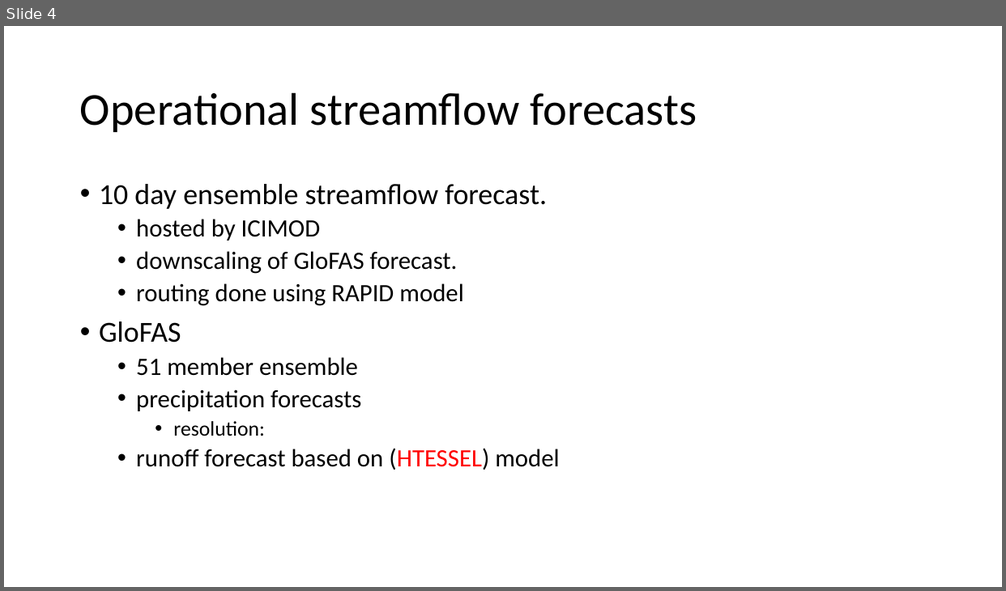
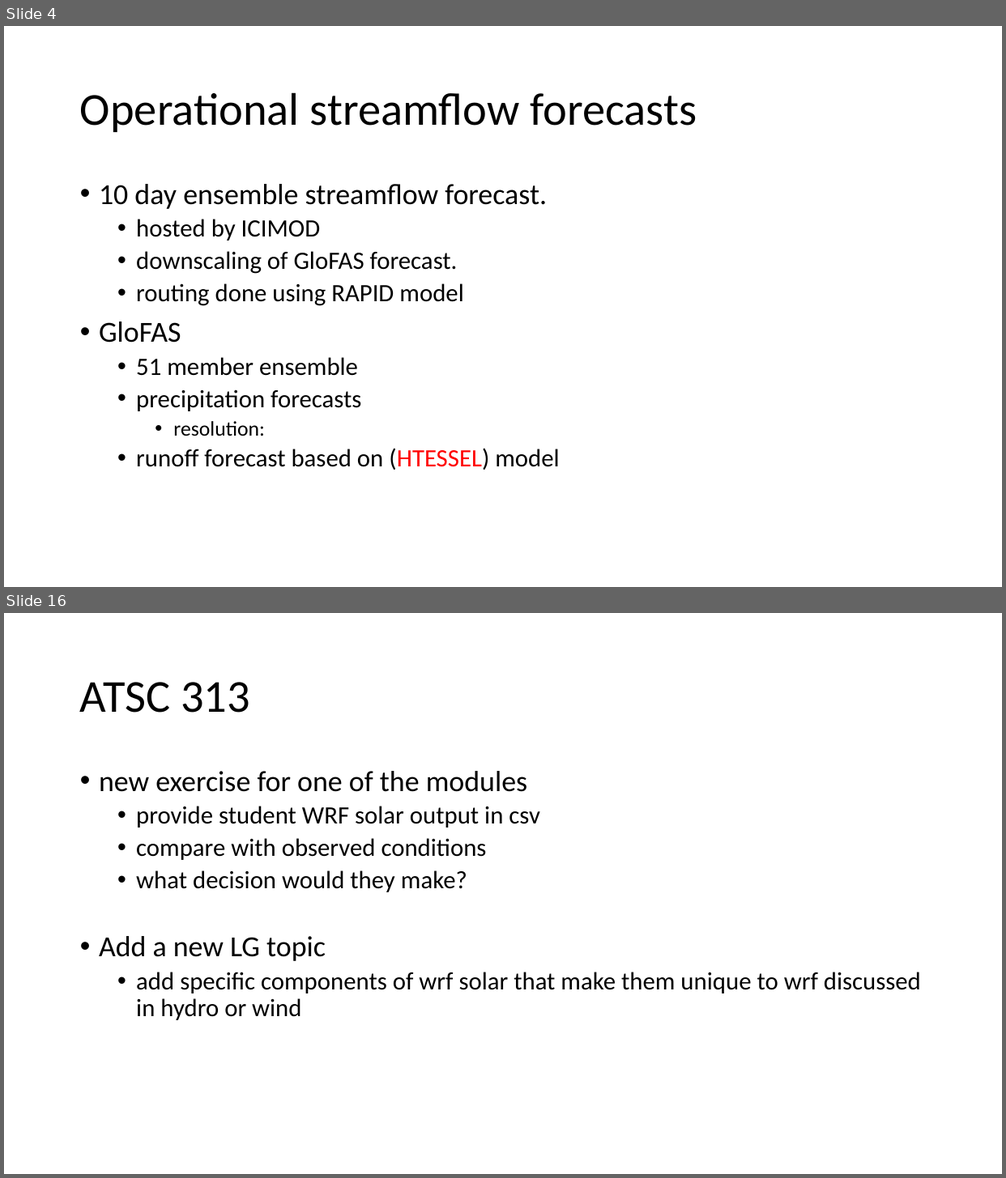
Before and after one commit to abhinabkadel/Thesis, a slide deck: Presentations/Thesis progress.pptx. Shown one above the other, each under a label of ours: slide 4 before the commit, slides 4 and 16 after it; the slides between them are not shown. The pictures are 1006x591 and 1006x1178 pixels, drawn with LibreOffice and Linux fonts; fonts in the diff are those of the drawing. Boxes give left, top, right and bottom in pixels: in the first picture for what was removed or moved away, otherwise in the second. Text is boxed around its words. In the diff, an @@ line names an element or a change of style, - is before the commit and + after.

```diff
--- a/Presentations/Thesis progress.pptx
+++ b/Presentations/Thesis progress.pptx
@@ slide 16 added at [4,613,1002,1174], background #FFFFFF @@
@@ title added at [80,682,250,713], 44 pt, text #000000 @@
+ATSC 313
@@ text added at [99,771,921,1020], 24 pt, text #000000 @@
+• new exercise for one of the modules
+  • provide student WRF solar output in csv
+  • compare with observed conditions
+  • what decision would they make?
+• Add a new LG topic
+  • add specific components of wrf solar that make them unique to wrf discussed in hydro or wind
```
Also in this commit, not shown: 12 other slides added, 1 slide removed.
